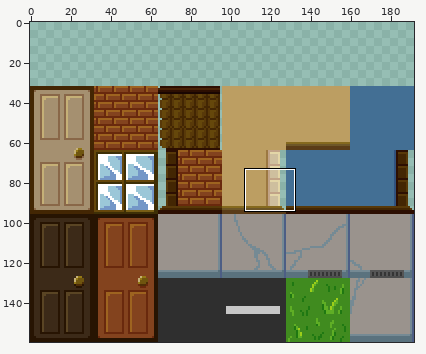
Two states of a sprite sheet, assets/graphics/outdoors_tiles.png. Above: a wide view before the commit, with the close-up outlined.
Close-up. First the earlier version:
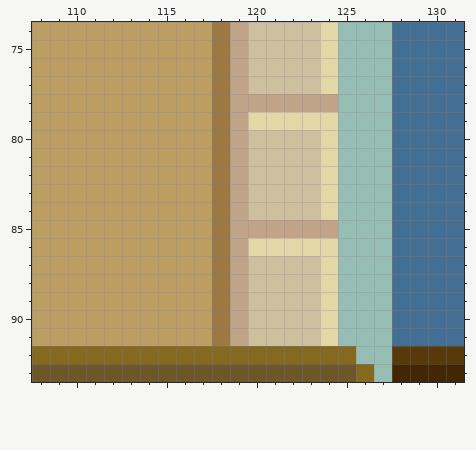
The file is 192x128 pixels. Colours within 5 levels of each other are drawn and written as one. Shown: x 108..131, y 74..93. The old version is drawn lined up with the new one, on the new canvas. The commit also changed other parts of the picture, which this record leaves out.
And afterwards:
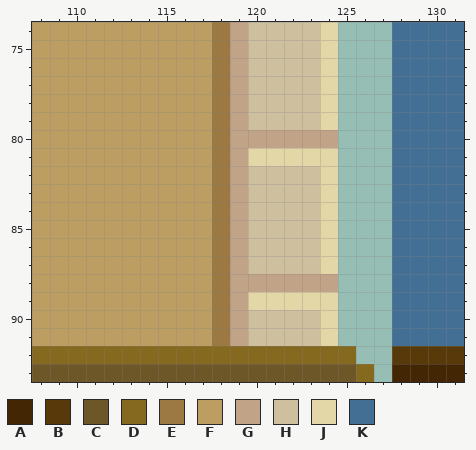
Palette (. is transparent): A #432603  B #583909  C #6d5628  D #85691e  E #9c7842  F #bc9e62  G #c1a387  H #cebf9e  J #e3d6a7  K #436f94
Change:
canvas 192x128 -> 192x160, the old top-left corner now at 0,32
@@ x 118..126 @@
 77 EGHHHHJ..
-78 EGGGGGG..
-79 EGJJJJJ..
-80 EGHHHHJ..
-81 EGHHHHJ..
+78 EGHHHHJ..
+79 EGHHHHJ..
+80 EGGGGGG..
+81 EGJJJJJ..
 82 EGHHHHJ..
@@ x 118..126 @@
 84 EGHHHHJ..
-85 EGGGGGG..
-86 EGJJJJJ..
+85 EGHHHHJ..
+86 EGHHHHJ..
 87 EGHHHHJ..
-88 EGHHHHJ..
-89 EGHHHHJ..
+88 EGGGGGG..
+89 EGJJJJJ..
 90 EGHHHHJ..
Pixel boxes of the changes (left, top, right, bottom) in both close-ups:
changed: (248, 94, 338, 310)
